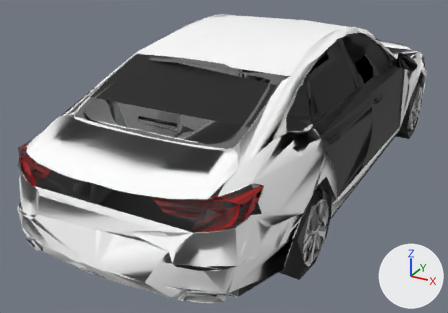
The glTF model public/assets/vehicles/accord19_lod1.glb, before and after one commit.
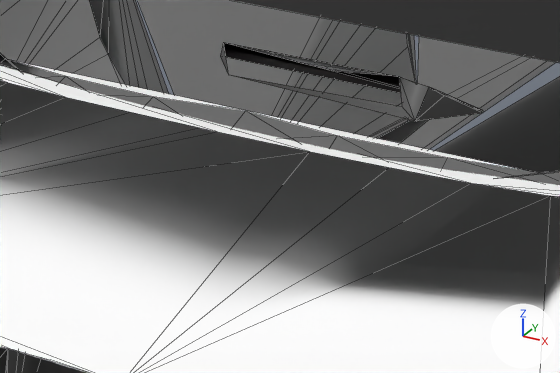
The first picture shows the older version from a 50 mm lens placed at (2.09, -4.71, 2.43), pointed at (-0.28, -0.4, 0.28). The close-ups show the older and then the newer version on the part from 20% to 47% of the width and 34% to 60% of the height of that picture. Only the edits that show in the close-ups are written down. The axes (+X, +Y, +Z) are drawn at lower right. The lights are the same throughout. The close-ups show mesh edges as thin lines. Where no turn or scale is listed for an object, it has been applied to the vertices. Vertices at exactly the same position are counted once.

The first close-up shows 'Material2.001', 'Material2.004', 'Material3'.
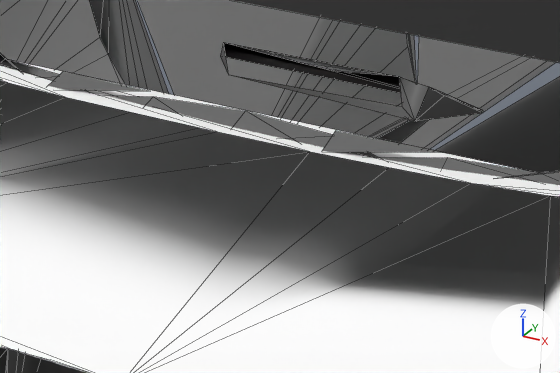
Changed parts and their boxes [x1, y1, x2, y2] in the close-ups (560 x 373 px):
part 1 of me_material2_004, added: after [48, 71, 446, 153]

Diff of the bpy script that builds the scene:
```diff
--- a/public/assets/vehicles/accord19_lod1.glb.py
+++ b/public/assets/vehicles/accord19_lod1.glb.py
@@ me_material2_004 @@
 # used by ob_material2_004; location = (0.0, 0.046, 0.779)
-me_material2_004.from_pydata(...)  # 471 vertices, 765 faces; spans x -0.92..0.92, y -2.36..2.36, z -0.58..0.58
+me_material2_004.from_pydata(...)  # 483 vertices, 756 faces; spans x -0.92..0.92, y -2.36..2.36, z -0.58..0.58
+# me_material2_004 part 1: 6 vertices added at x -0.31..0.31, y -2.0..-1.95, z 0.28..0.3
+# other edits to the shape of me_material2_004 do not show in these pictures
 me_material2_004.materials.append(mat_color_m08)
```
